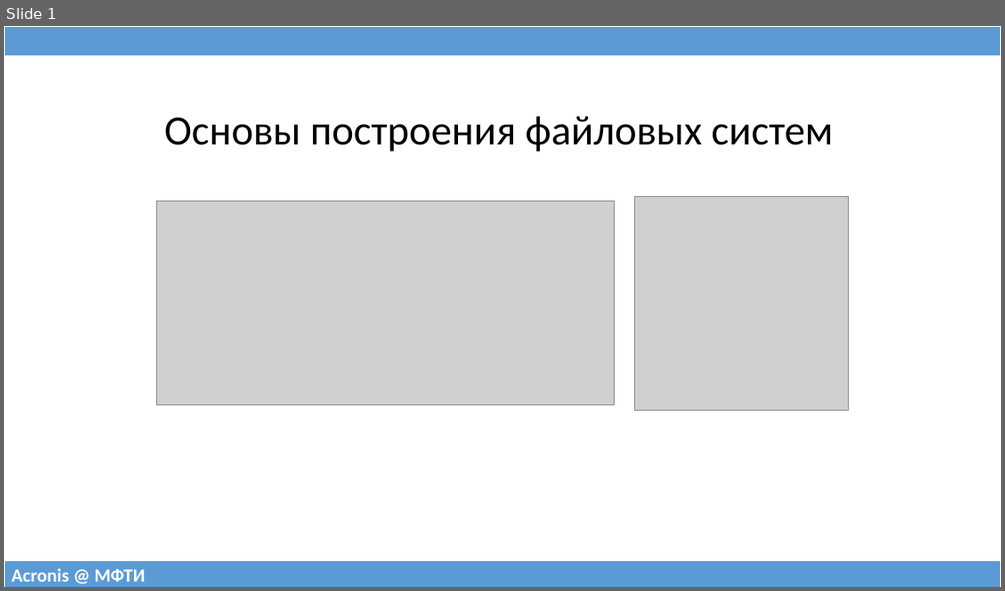
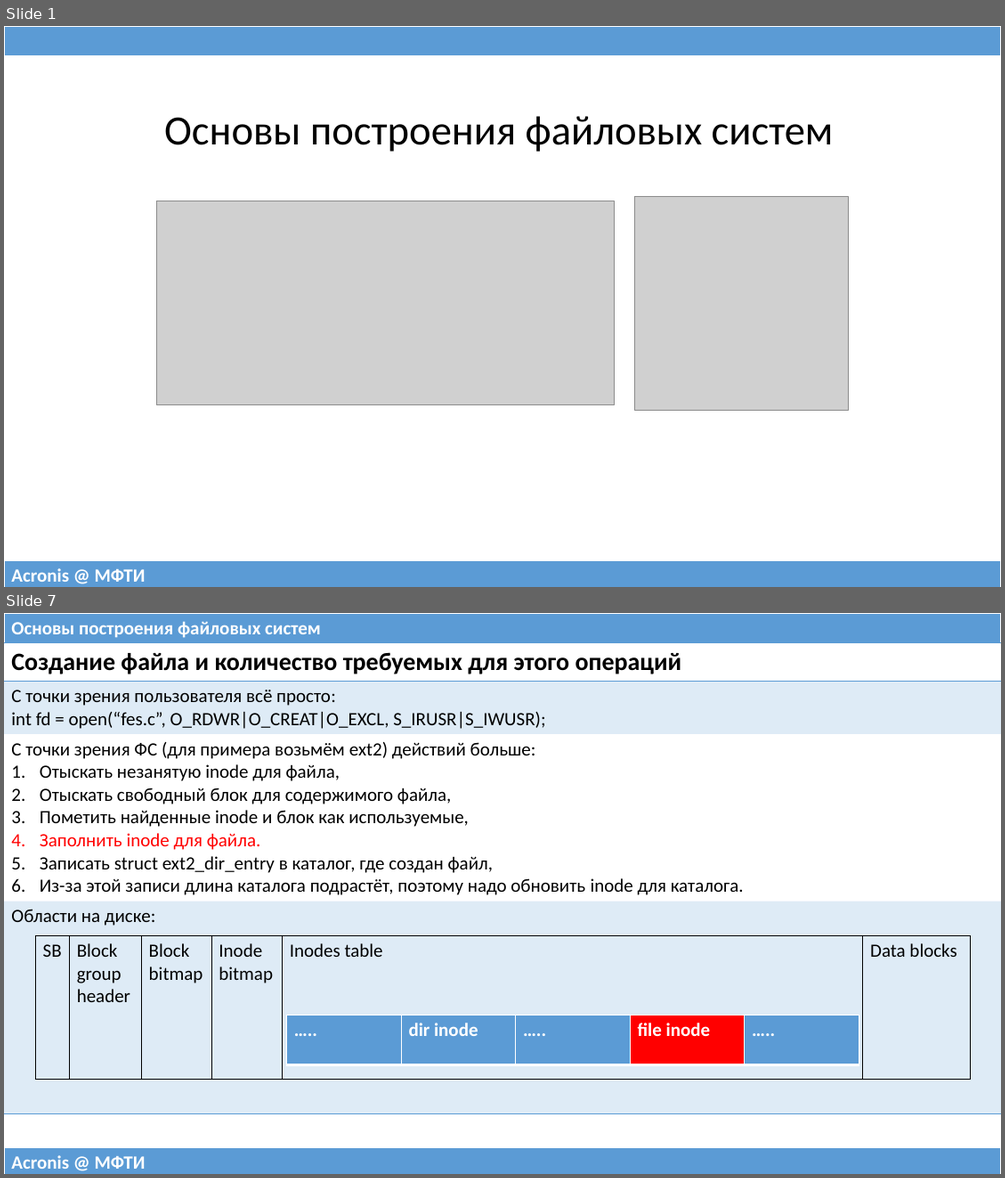
Before and after one commit to 75cc8545e7b021ed280ed0ef99fc7fc4/filesystems-101, a slide deck: talks/src/class08.pptx. Shown one above the other, each under a label of ours: slide 1 before the commit, slides 1 and 7 after it; the slides between them are not shown. The pictures are 1005x591 and 1005x1178 pixels, drawn with LibreOffice and Linux fonts; fonts in the diff are those of the drawing; grey boxes stand for pictures. Boxes give left, top, right and bottom in pixels: in the first picture for what was removed or moved away, otherwise in the second. Text is boxed around its words. In the diff, an @@ line names an element or a change of style, - is before the commit and + after.

Commit message:
Added class08 (log-structured file system).

```diff
--- a/talks/src/class08.pptx
+++ b/talks/src/class08.pptx
@@ slide 7 added at (x1=4, y1=613, x2=1001, y2=1174), background #FFFFFF @@
@@ table added at (x1=4, y1=613, x2=1001, y2=643), 1 rows, 1 columns @@
+Основы построения файловых систем
@@ table added at (x1=4, y1=643, x2=1001, y2=1107), 4 rows, 1 columns @@
+Создание файла и количество требуемых для этого операций
+С точки зрения пользователя всё просто: / int fd = open(“fes.c”, O_RDWR|O_CREAT|O_EXCL, S_IRUSR|S_IWUSR);
+С точки зрения ФС (для примера возьмём ext2) действий больше: / Отыскать незанятую inode для файла, / Отыскать свободный блок для содержимого файла, / Пометить найденные inode и блок как используемые, / Заполнить inode для файла. / Записать struct ext2_dir_entry в каталог, где создан файл, / Из-за этой записи длина каталога подрастёт, поэтому надо обновить inode для каталога.
+Области на диске:
@@ table added at (x1=35, y1=936, x2=971, y2=1079), 1 rows, 6 columns @@
+SB | Block group header | Block bitmap | Inode bitmap | Inodes table | Data blocks
@@ table added at (x1=287, y1=1015, x2=858, y2=1064), 1 rows, 5 columns @@
+….. | dir inode | ….. | file inode | …..
@@ table added at (x1=4, y1=1147, x2=1001, y2=1174), 1 rows, 1 columns @@
+Acronis @ МФТИ
```
Also in this commit, not shown: 1 slide changed, 28 other slides added, 24 slides removed, 1 other file.
